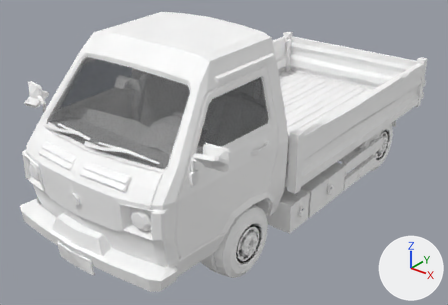
What one commit did to the FBX model Assets/PolygonMilitary/New_Models/4.fbx.
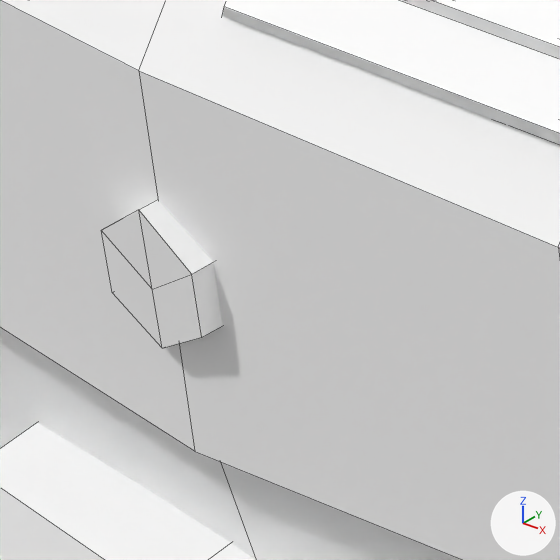
The first picture shows the older version from a camera (50 mm lens) standing at (3.52, -4.77, 3.4) and looking at (-0.06, -0.3, 0.63). The close-ups show both versions on the part from 13% to 25% of the width and 57% to 74% of the height of that picture; other places that the commit changed are outside them. Arrows for +X, +Y and +Z are at lower right; the lights stay in place. The close-ups show mesh edges as thin lines. Where no turn or scale is listed for an object, it has been applied to the vertices. Vertices at the same position are counted once.

Objects in the first close-up: 'Bonet.002', 'Bumper_F.005', 'body.015'.
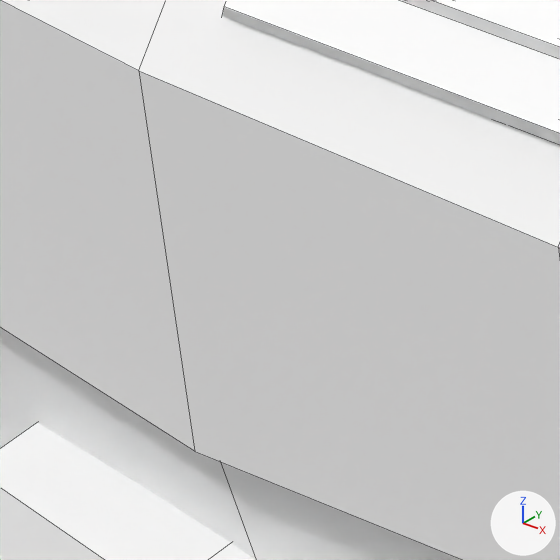
Where the newer file only moved an object's origin or applied its transform, the numbers keep the older frame.

Boxes [x1, y1, x2, y2] around the edits, measured in the close-ups (560 x 560 px):
part 1 of me_mesh_300, deleted
    before: [101, 200, 222, 348]

Diff of the bpy script that builds the scene:
```diff
--- a/Assets/PolygonMilitary/New_Models/4.fbx.py
+++ b/Assets/PolygonMilitary/New_Models/4.fbx.py
@@ me_mesh_300 @@
 me_mesh_300.from_pydata(...)  # 122 vertices, 116 faces; spans x -0.728..0.728, y -0.16..0.128, z -0.505..0.004
 # used by ob_bonet_002; location = (0.02, -2.099, 1.34)
+# me_mesh_300 part 1: the loose piece of 26 vertices spanning x -0.05..0.05, y -0.16..-0.108, z -0.411..-0.292 is deleted
 me_mesh_300.materials.append(mat_vehicleshd_005)
```
